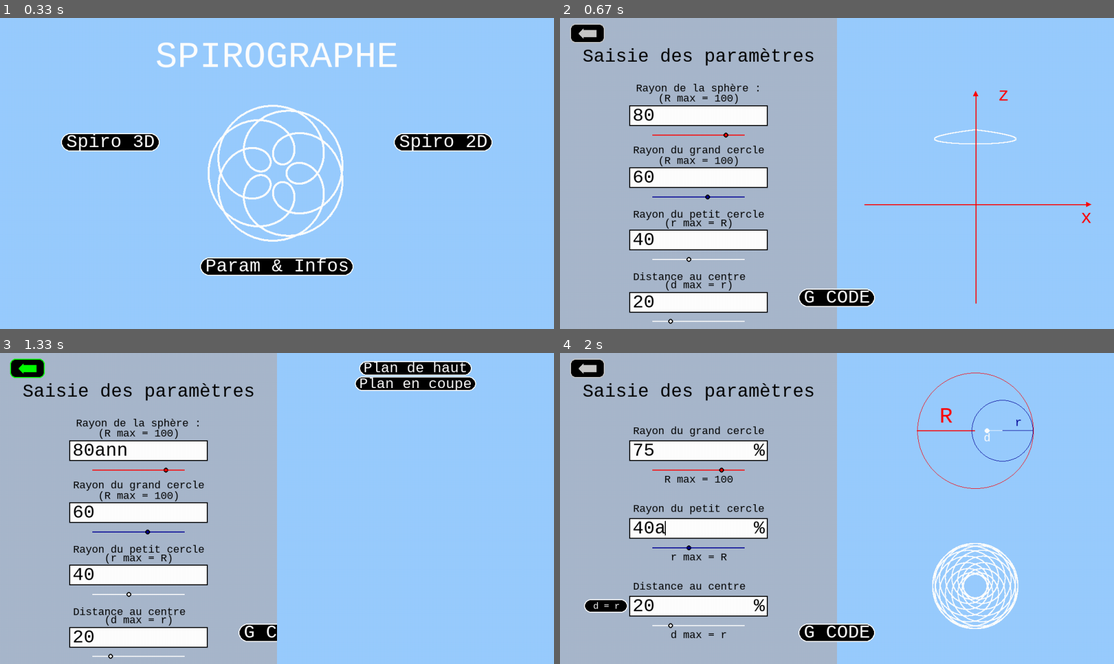
Above: before the commit, frames 1-4 (two rows, left to right).
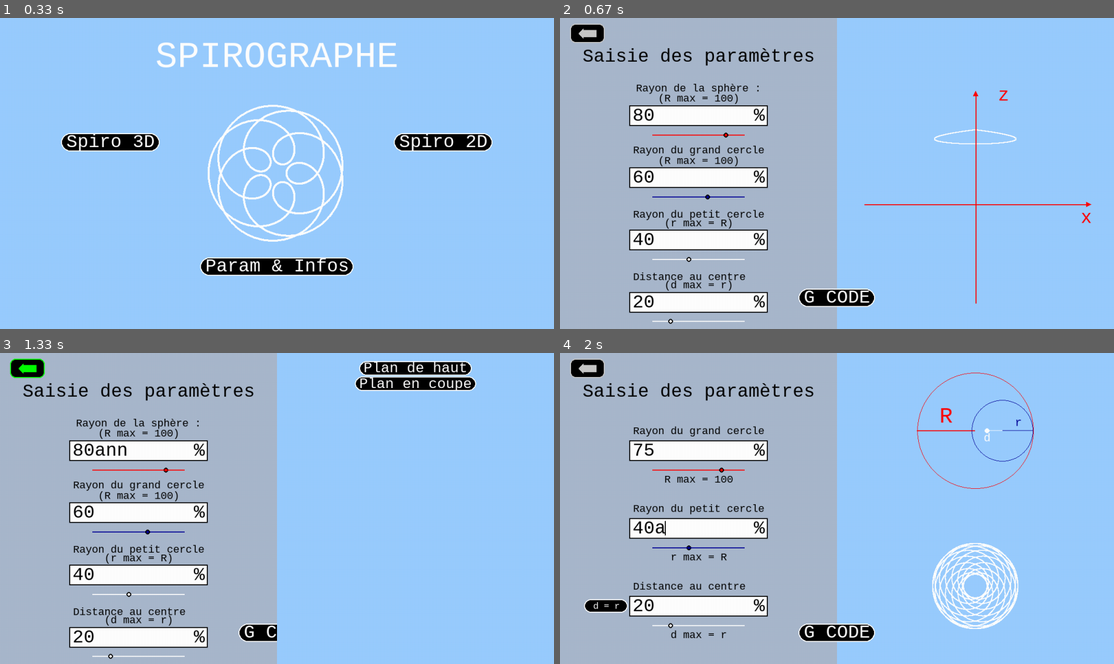
Above: after the commit, the same moments.

Repository: Nashoba1er/SPIROGRAPHE
Game: pygame game, started from logiciel spirographe.py
Same seed, same stepped clock (60 frames per second), same inputs: the game is played once before the commit and once after it.
Inputs (mouse positions are in pixels of both pictures, inside the frame that each line leads up to):
- Up to frame 1 (0.33 s): no input
- Up to frame 2 (0.67 s): click "Spiro 3D" at 0.38 s
- Up to frame 3 (1.33 s): type "ann" at 0.67 s; tap Enter at 1 s; click (27, 368) at 1.28 s
- Up to frame 4 (2 s): click "Spiro 2D" at 1.62 s; type "a" at 1.9 s

Frame 1 is identical in both runs. In frame 2, 0.2% of the frame differs, in the area x 34-37%, y 29-94%; in frame 3, 0.2%; in frame 4, nothing differs.

Commit message:
ajout pourcentage 3D

Diff:
--- a/logiciel spirographe.py
+++ b/logiciel spirographe.py
@@ -1232,6 +1232,7 @@
     screen.blit(txt_surf, (indent_x, indent_y + num_champ*espace))
     draw.rect(screen,couleur("BLACK"),[window_width/8 + cursor_position * taille_carac + taille_carac/4,(current_line)*window_height/5-9*window_height/32 + 0.15*window_height/15,2,0.7*window_height/15],0)
     curseur3D(num_champ)
+    ecriture("%",couleur("BLACK"),police_taille,(indent_x + 11.5*taille_carac, (num_champ)*espace+current_line1_y+window_height/30))
     display.update()
 
 def champ3D(num_champ):
